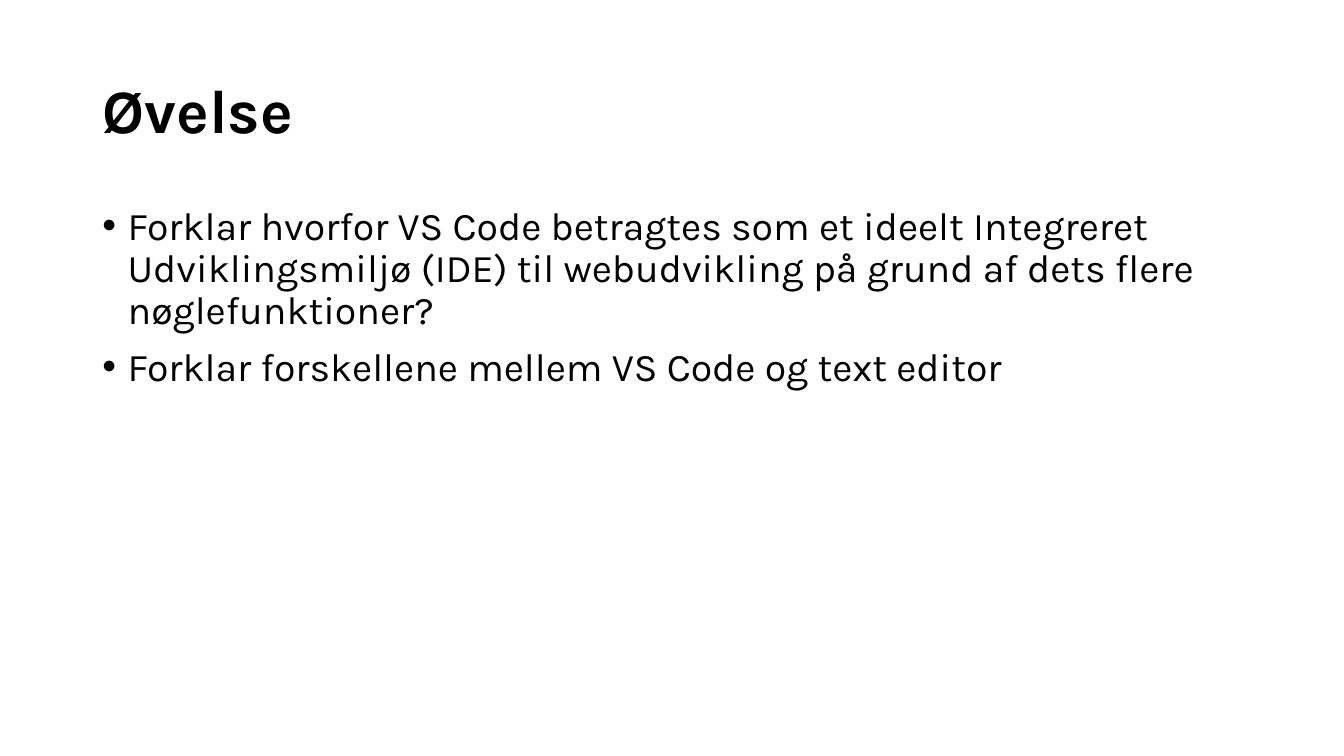
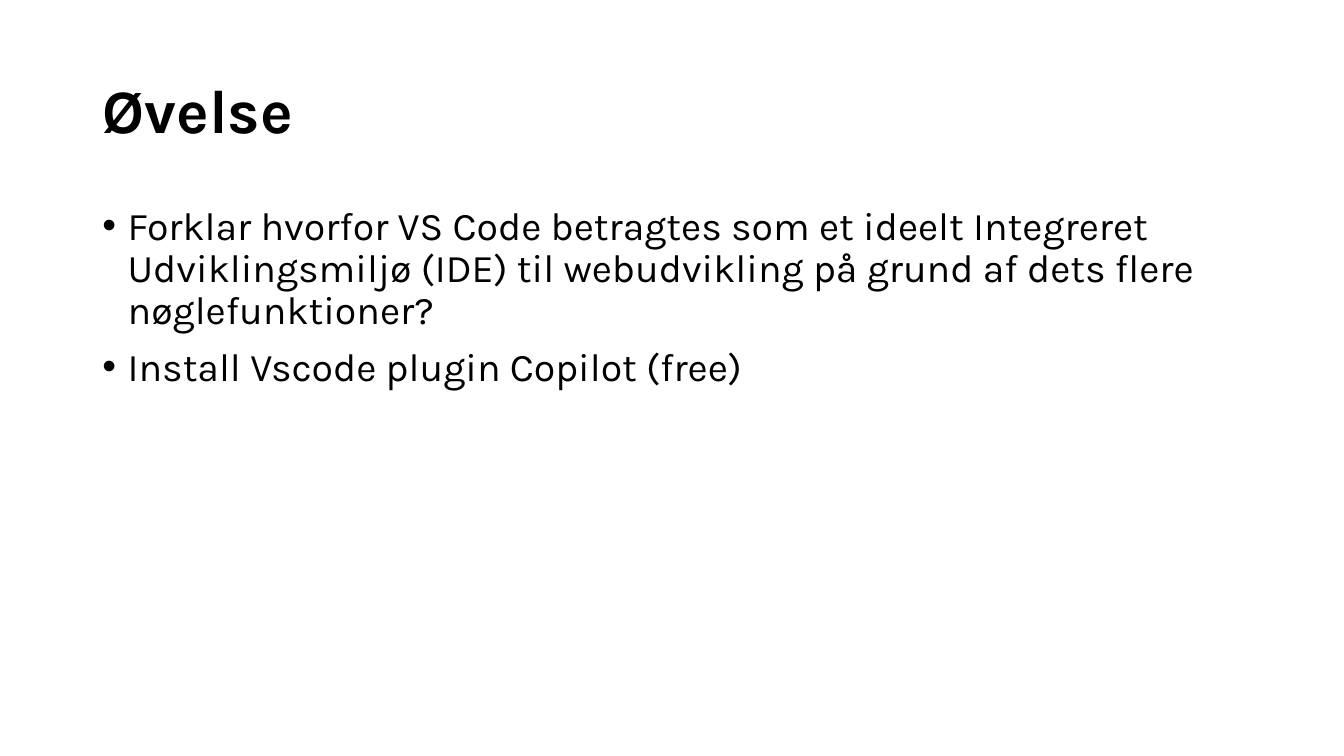
Before and after one commit to xbibogo/MMD24, a slide deck: slide 9 of semester2 PPT/Uge8_JSDay1.pptx (slide 5 before the commit). Drawn at 1344x756 pixels with LibreOffice and Linux fonts; fonts in the diff are those of the drawing. Boxes give left, top, right and bottom in pixels: in the first picture for what was removed or moved away, otherwise in the second. Text is boxed around its words. In the diff, an @@ line names an element or a change of style, - is before the commit and + after.

```diff
--- a/semester2 PPT/Uge8_JSDay1.pptx
+++ b/semester2 PPT/Uge8_JSDay1.pptx
@@ text at [128,352,742,391]: text changed @@
-• Forklar forskellene mellem VS Code og text editor
+• Install Vscode plugin Copilot (free)
```
Also in this commit, not shown: 5 other slides changed, 6 slides added.
